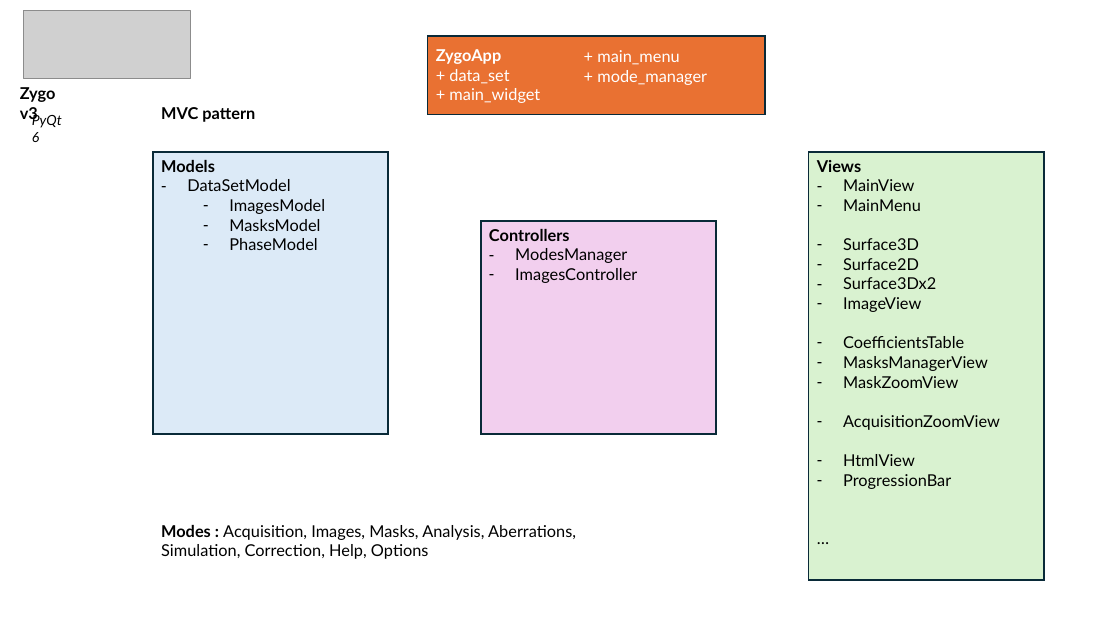
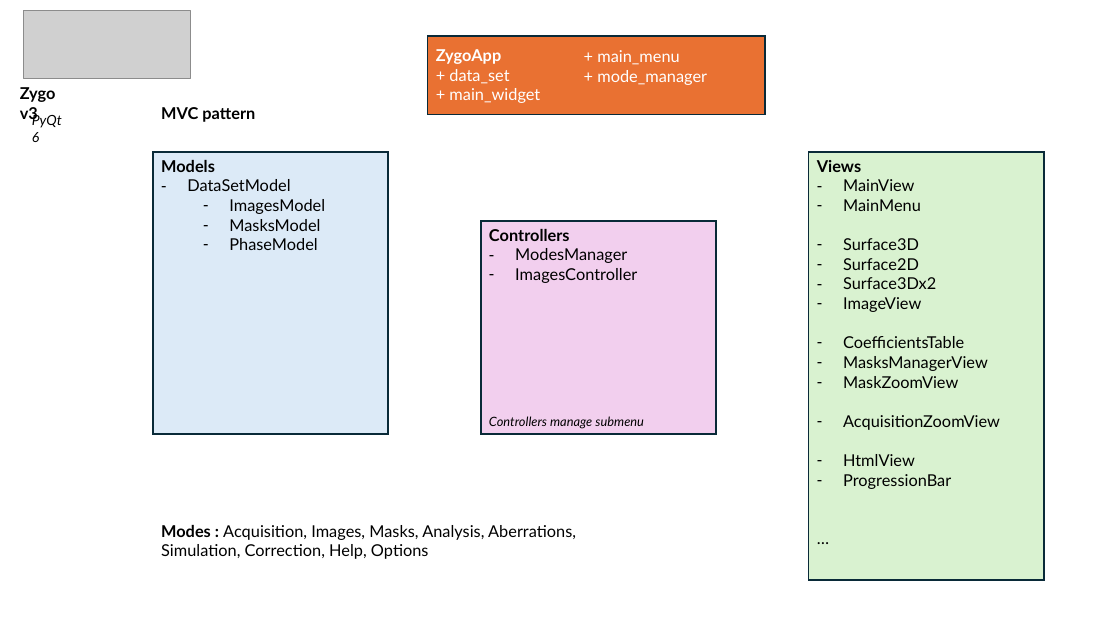
Before and after one commit to IOGS-LEnsE-ressources/camera-gui, a slide deck: slide 2 of applis/Zygo-labwork_v3/docs/Zygo_Appli.pptx (slide 14 before the commit). Drawn at 1120x630 pixels with LibreOffice and Linux fonts; fonts in the diff are those of the drawing; grey boxes stand for pictures. Boxes give left, top, right and bottom in pixels: in the first picture for what was removed or moved away, otherwise in the second. Text is boxed around its words. In the diff, an @@ line names an element or a change of style, - is before the commit and + after.

Commit message:
Update Zygo Gui v3 / Adding submenu view

```diff
--- a/applis/Zygo-labwork_v3/docs/Zygo_Appli.pptx
+++ b/applis/Zygo-labwork_v3/docs/Zygo_Appli.pptx
@@ text added at bbox=[489, 416, 644, 429], 11 pt, text #000000, italic @@
+Controllers manage submenu
```
Also in this commit, not shown: 1 other slide changed, 1 slide added, 1 slide removed, 5 other files.
